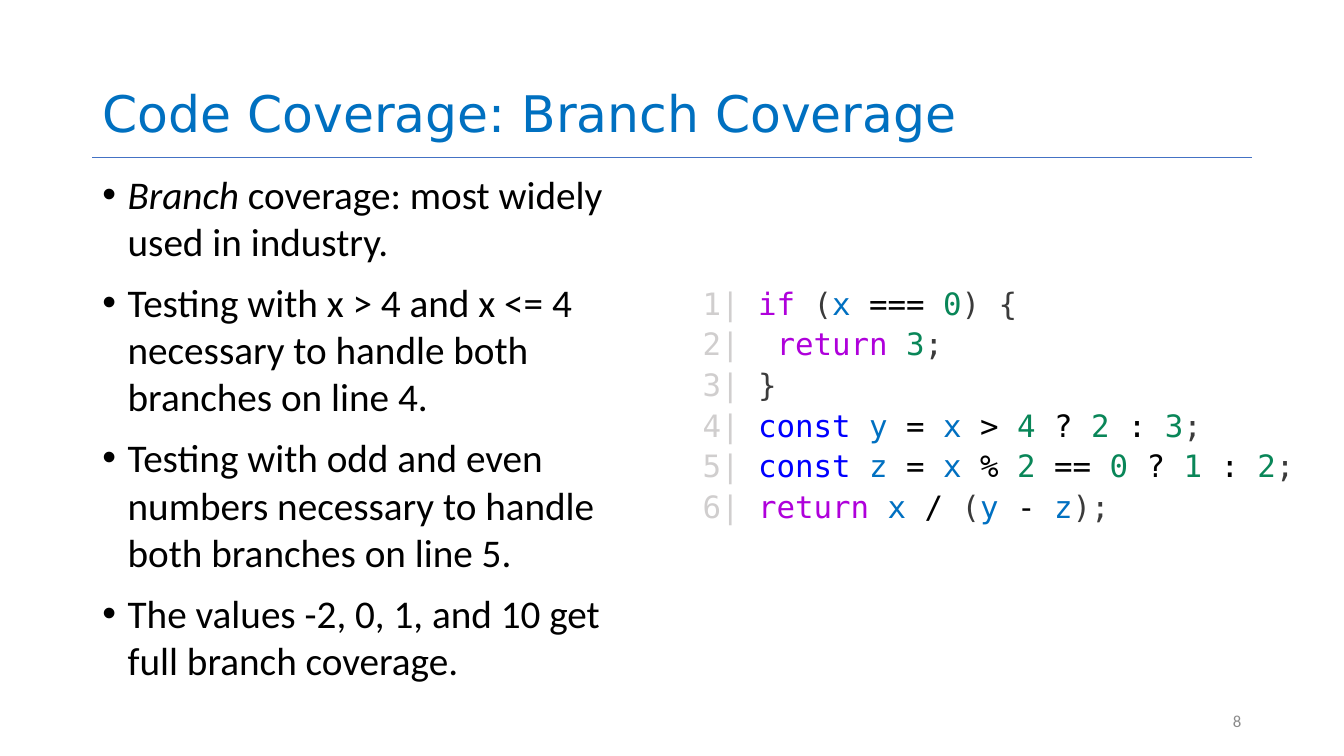
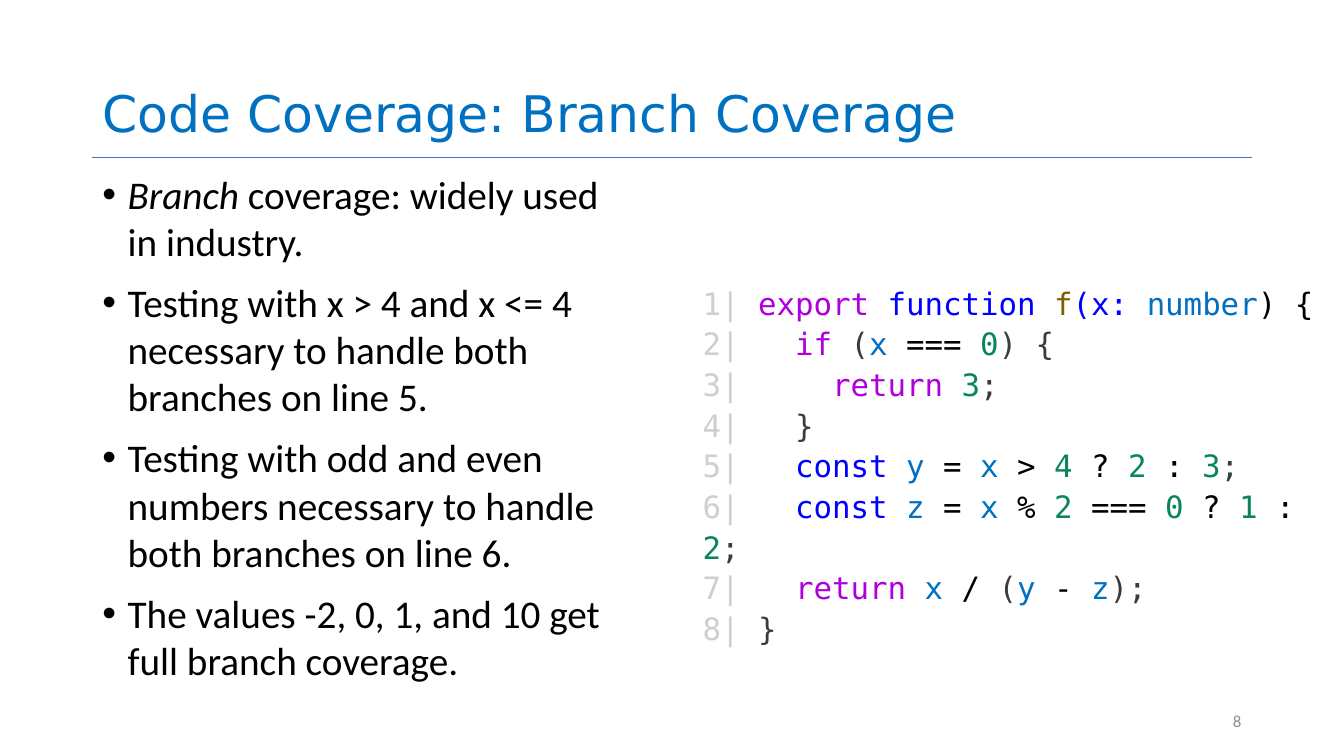
Before and after one commit to rimshaTest/CS4530-Spring-2026, a slide deck: slide 8 of Slides/Module 03.2 Code Coverage.pptx. Drawn at 1344x756 pixels with LibreOffice and Linux fonts; fonts in the diff are those of the drawing. Boxes give left, top, right and bottom in pixels: in the first picture for what was removed or moved away, otherwise in the second. Text is boxed around its words. In the diff, an @@ line names an element or a change of style, - is before the commit and + after.

```diff
--- a/Slides/Module 03.2 Code Coverage.pptx
+++ b/Slides/Module 03.2 Code Coverage.pptx
@@ text at <box>128,181,598,568</box>: text changed @@
-• Branch coverage: most widely used in industry.
-• Testing with x > 4 and x <= 4 necessary to handle both branches on line 4.
-• Testing with odd and even numbers necessary to handle both branches on line 5.
+• Branch coverage: widely used in industry.
+• Testing with x > 4 and x <= 4 necessary to handle both branches on line 5.
+• Testing with odd and even numbers necessary to handle both branches on line 6.
@@ text at <box>703,291,1277,606</box>: text changed; text colour #000000 to #0000FF @@
-1| if (x === 0) {
-2| return 3;
-3| }
-4| const y = x > 4 ? 2 : 3;
-5| const z = x % 2 == 0 ? 1 : 2;
-6| return x / (y - z);
+1| export function f(x: number) {
+2| if (x === 0) {
+3| return 3;
+4| }
+5| const y = x > 4 ? 2 : 3;
+6| const z = x % 2 === 0 ? 1 : 2;
+7| return x / (y - z);
+8| }
```
Also in this commit, not shown: 2 other slides changed, 1 slide removed, 1 other file.
